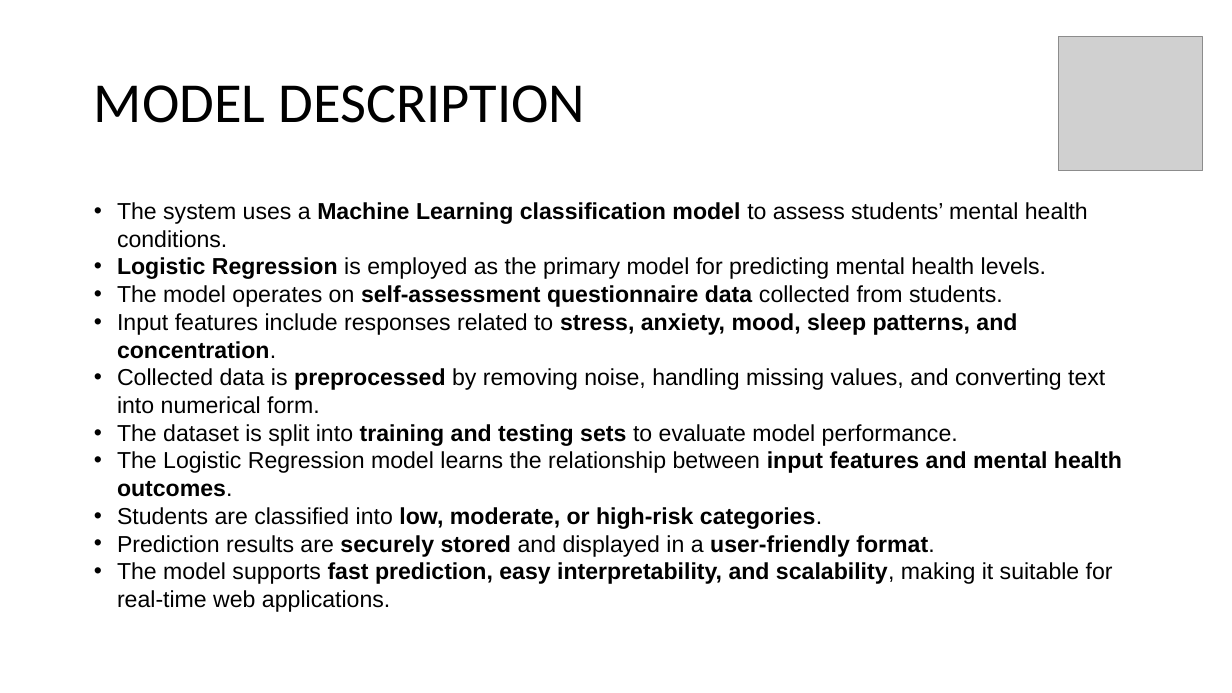
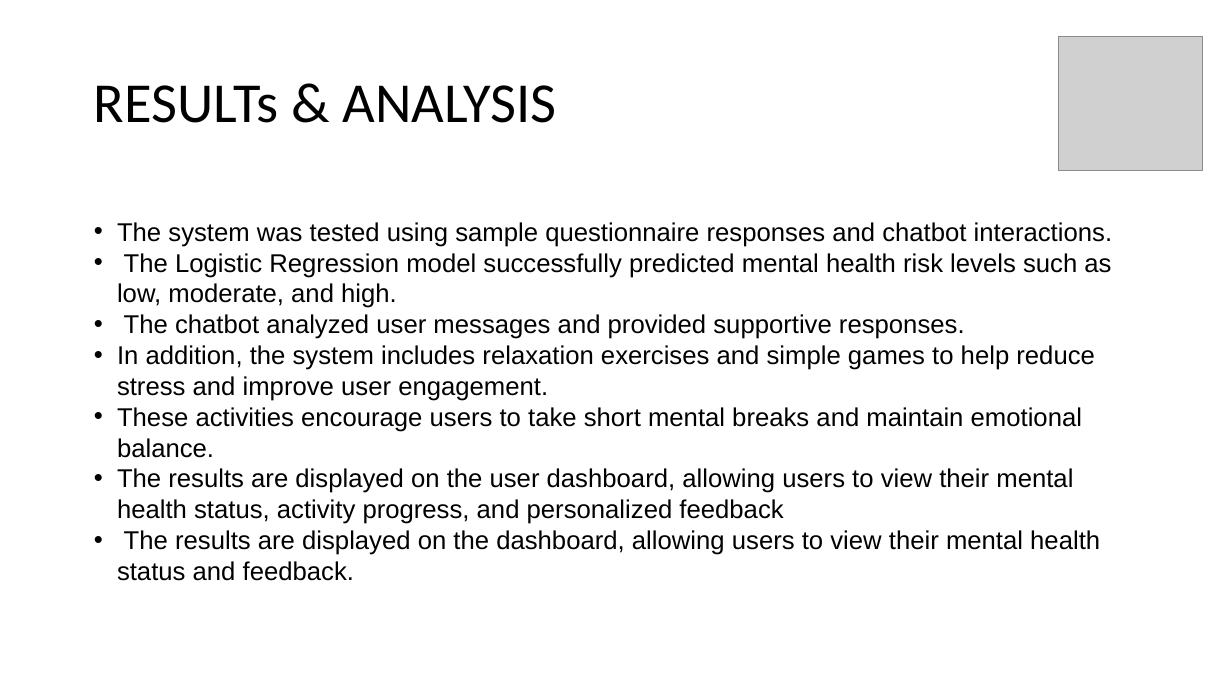
Before and after one commit to rithikkaj/Finalyear, a slide deck: slide 9 of CCP_FIRST_REVIEW[1][1].pptx (slide 6 before the commit). Drawn at 1232x693 pixels with LibreOffice and Linux fonts; fonts in the diff are those of the drawing; grey boxes stand for pictures. Boxes give left, top, right and bottom in pixels: in the first picture for what was removed or moved away, otherwise in the second. Text is boxed around its words. In the diff, an @@ line names an element or a change of style, - is before the commit and + after.

```diff
--- a/CCP_FIRST_REVIEW[1][1].pptx
+++ b/CCP_FIRST_REVIEW[1][1].pptx
@@ title at box(94, 85, 557, 123): text changed @@
-MODEL DESCRIPTION
+RESULTs & ANALYSIS
@@ text at box(117, 222, 1112, 581): text changed; size 18 to 20 pt @@
-• The system uses a Machine Learning classification model to assess students’ mental health conditions.
-• Logistic Regression is employed as the primary model for predicting mental health levels.
-• The model operates on self-assessment questionnaire data collected from students.
-• Input features include responses related to stress, anxiety, mood, sleep patterns, and concentration.
-• Collected data is preprocessed by removing noise, handling missing values, and converting text into numerical form.
-• The dataset is split into training and testing sets to evaluate model performance.
-• The Logistic Regression model learns the relationship between input features and mental health outcomes.
-• Students are classified into low, moderate, or high-risk categories.
-• Prediction results are securely stored and displayed in a user-friendly format.
-• The model supports fast prediction, easy interpretability, and scalability, making it suitable for real-time web applications.
+• The system was tested using sample questionnaire responses and chatbot interactions.
+• The Logistic Regression model successfully predicted mental health risk levels such as low, moderate, and high.
+• The chatbot analyzed user messages and provided supportive responses.
+• In addition, the system includes relaxation exercises and simple games to help reduce stress and improve user engagement.
+• These activities encourage users to take short mental breaks and maintain emotional balance.
+• The results are displayed on the user dashboard, allowing users to view their mental health status, activity progress, and personalized feedback
+• The results are displayed on the dashboard, allowing users to view their mental health status and feedback.
```
Also in this commit, not shown: 1 other slide changed, 7 slides added, 2 slides removed, 7 other files.
